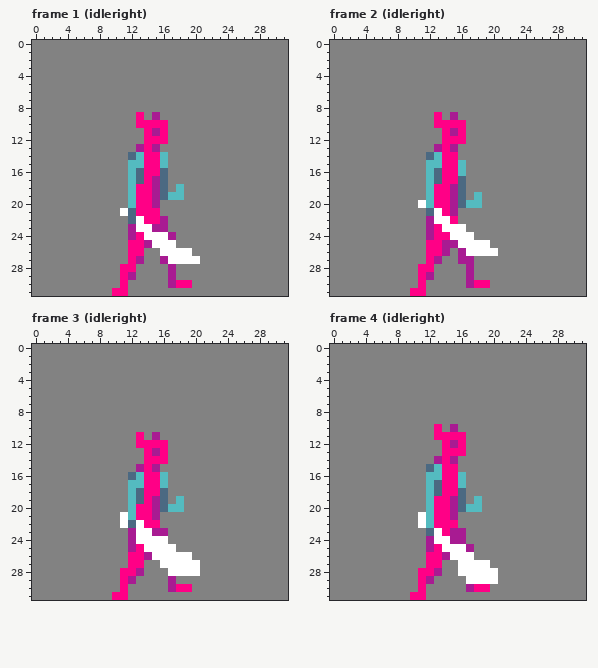
Edited in one commit: pixel-art file (Assets/Art/MrFish.aseprite). Above: the version before the commit.
32x32 pixels, 86 frames. Shown: frame 1 (idleright), frame 2 (idleright), frame 3 (idleright), frame 4 (idleright). The commit also changed other frames, which this record leaves out.
Now the later version:
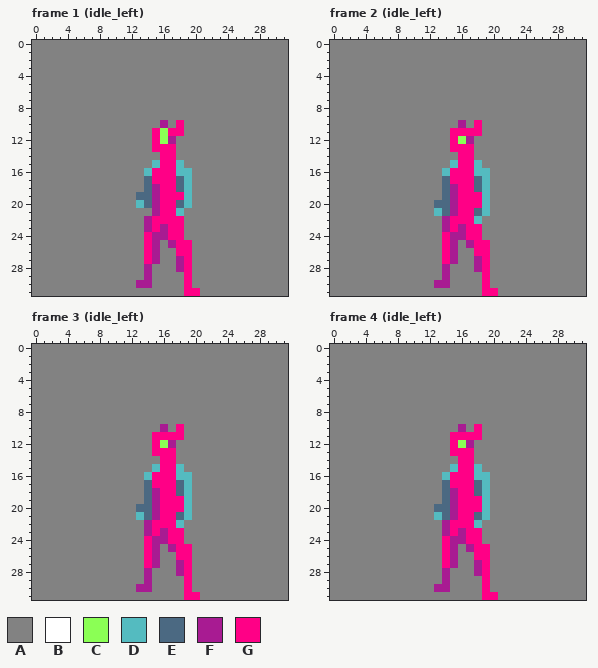
Palette (. is transparent): A #828282  B #ffffff  C #8bff55  D #54bbc0  E #4b6982  F #a81b92  G #ff0086
Commit: adds noncombat idle
The exact change:
--- frame 1 (idle_left), layers "armnear", "weaponnear", "body"
@@ x 8..22 @@
  8 AAAAAAAAAAAAAAA
- 9 AAAAAGAFAAAAAAA
-10 AAAAAGGGGAAAAAA
-11 AAAAAAGFGAAAAAA
-12 AAAAAAGGGAAAAAA
-13 AAAAAFGFAAAAAAA
-14 AAAAEDGGDAAAAAA
-15 AAAADDGGDAAAAAA
-16 AAAADEGGEAAAAAA
-17 AAAADEGFEAAAAAA
-18 AAAADGGFEADAAAA
-19 AAAADGGFEDDAAAA
-20 AAAADGGFAAAAAAA
-21 AAABEGGGAAAAAAA
-22 AAAAEBGGFAAAAAA
-23 AAAAFBBFFAAAAAA
-24 AAAAFGBBBFAAAAA
-25 AAAAGGFBBBAAAAA
-26 AAAAGGAABBBBAAA
-27 AAAAGFAAFBBBBAA
-28 AAAGGAAAAFAAAAA
-29 AAAGFAAAAFAAAAA
-30 AAAGAAAAAFGGAAA
-31 AAGGAAAAAAAAAAA
+ 9 AAAAAAAAAAAAAAA
+10 AAAAAAAAFAGAAAA
+11 AAAAAAAGCGGAAAA
+12 AAAAAAAGCFAAAAA
+13 AAAAAAAGGGAAAAA
+14 AAAAAAAAGGAAAAA
+15 AAAAAAADGGDAAAA
+16 AAAAAADGGGDDAAA
+17 AAAAAAEGGGEDAAA
+18 AAAAAAEFGGEDAAA
+19 AAAAAEEFGGGDAAA
+20 AAAAADEFGGEDAAA
+21 AAAAAAAFGGDAAAA
+22 AAAAAAFGGGGAAAA
+23 AAAAAAFGFGGAAAA
+24 AAAAAAGFFGGAAAA
+25 AAAAAAGFAFGGAAA
+26 AAAAAAGFAAGGAAA
+27 AAAAAAGFAAFGAAA
+28 AAAAAAFAAAFGAAA
+29 AAAAAAFAAAAGAAA
+30 AAAAAFFAAAAGAAA
+31 AAAAAAAAAAAGGAA
--- frame 2 (idle_left), layers "armnear", "weaponnear", "body"
@@ x 8..22 @@
  8 AAAAAAAAAAAAAAA
- 9 AAAAAGAFAAAAAAA
-10 AAAAAGGGGAAAAAA
-11 AAAAAAGFGAAAAAA
-12 AAAAAAGGGAAAAAA
-13 AAAAAFGFAAAAAAA
-14 AAAAEDGGAAAAAAA
-15 AAAADDGGDAAAAAA
-16 AAAADEGGDAAAAAA
-17 AAAADEGGEAAAAAA
-18 AAAADGGFEAAAAAA
-19 AAAADGGFEADAAAA
-20 AAABDGGFEDDAAAA
-21 AAAAEBGFAAAAAAA
-22 AAAAFBBGAAAAAAA
-23 AAAAFGBBBAAAAAA
-24 AAAAFGGBBBAAAAA
-25 AAAAGGFFBBBBAAA
-26 AAAAGGFAFBBBBAA
-27 AAAAGFAAFFAAAAA
-28 AAAGGAAAAFAAAAA
-29 AAAGFAAAAFAAAAA
-30 AAAGAAAAAFGGAAA
-31 AAGGAAAAAAAAAAA
+ 9 AAAAAAAAAAAAAAA
+10 AAAAAAAAFAGAAAA
+11 AAAAAAAGGGGAAAA
+12 AAAAAAAGCFAAAAA
+13 AAAAAAAGGGAAAAA
+14 AAAAAAAAGGAAAAA
+15 AAAAAAADGGDAAAA
+16 AAAAAADGGGDDAAA
+17 AAAAAAEGGGEDAAA
+18 AAAAAAEFGGEDAAA
+19 AAAAAAEFGGGDAAA
+20 AAAAAEEFGGGDAAA
+21 AAAAADEFGGEDAAA
+22 AAAAAAFGGGDAAAA
+23 AAAAAAFGFGGAAAA
+24 AAAAAAGFFGGAAAA
+25 AAAAAAGFAFGGAAA
+26 AAAAAAGFAAGGAAA
+27 AAAAAAGFAAFGAAA
+28 AAAAAAFAAAFGAAA
+29 AAAAAAFAAAAGAAA
+30 AAAAAFFAAAAGAAA
+31 AAAAAAAAAAAGGAA
--- frame 3 (idle_left), layers "armnear", "weaponnear", "body"
@@ x 8..22 @@
  9 AAAAAAAAAAAAAAA
-10 AAAAAAAAAAAAAAA
-11 AAAAAGAFAAAAAAA
-12 AAAAAGGGGAAAAAA
-13 AAAAAAGFGAAAAAA
-14 AAAAAAGGGAAAAAA
-15 AAAAAFGFAAAAAAA
-16 AAAAEDGGDAAAAAA
-17 AAAADDGGDAAAAAA
-18 AAAADEGGEAAAAAA
-19 AAAADEGFEADAAAA
-20 AAAADGGFEDDAAAA
-21 AAABDGGFAAAAAAA
-22 AAABEBGGAAAAAAA
-23 AAAAFBBFFAAAAAA
-24 AAAAFBBBBAAAAAA
-25 AAAAFGBBBBAAAAA
-26 AAAAGGFBBBBBAAA
-27 AAAAGGAABBBBBAA
-28 AAAGGFAAABBBBAA
-29 AAAGFAAAAFAAAAA
-30 AAAGAAAAAFGGAAA
-31 AAGGAAAAAAAAAAA
+10 AAAAAAAAFAGAAAA
+11 AAAAAAAGGGGAAAA
+12 AAAAAAAGCFAAAAA
+13 AAAAAAAGGGAAAAA
+14 AAAAAAAAGGAAAAA
+15 AAAAAAADGGDAAAA
+16 AAAAAADGGGDDAAA
+17 AAAAAAEGGGEDAAA
+18 AAAAAAEFGGEDAAA
+19 AAAAAAEFGGGDAAA
+20 AAAAAEEFGGGDAAA
+21 AAAAADEFGGEDAAA
+22 AAAAAAFGGGDAAAA
+23 AAAAAAFGFGGAAAA
+24 AAAAAAGFFGGAAAA
+25 AAAAAAGFAFGGAAA
+26 AAAAAAGFAAGGAAA
+27 AAAAAAGFAAFGAAA
+28 AAAAAAFAAAFGAAA
+29 AAAAAAFAAAAGAAA
+30 AAAAAFFAAAAGAAA
+31 AAAAAAAAAAAGGAA
--- frame 4 (idle_left), layers "armnear", "weaponnear", "body"
@@ x 8..22 @@
  9 AAAAAAAAAAAAAAA
-10 AAAAAGAFAAAAAAA
-11 AAAAAGGGGAAAAAA
-12 AAAAAAGFGAAAAAA
-13 AAAAAAGGGAAAAAA
-14 AAAAAFGFAAAAAAA
-15 AAAAEDGGAAAAAAA
-16 AAAADDGGDAAAAAA
-17 AAAADEGGDAAAAAA
-18 AAAADEGGEAAAAAA
-19 AAAADGGFEADAAAA
-20 AAAADGGFEDDAAAA
-21 AAABDGGFAAAAAAA
-22 AAABDGGGAAAAAAA
-23 AAAAEBGFFAAAAAA
-24 AAAAFBBFFAAAAAA
-25 AAAAFGBBBFAAAAA
-26 AAAAGGFBBBAAAAA
-27 AAAAGGAABBBBAAA
-28 AAAGGFAABBBBBAA
-29 AAAGFAAAABBBBAA
-30 AAAGAAAAAFGGAAA
-31 AAGGAAAAAAAAAAA
+10 AAAAAAAAFAGAAAA
+11 AAAAAAAGGGGAAAA
+12 AAAAAAAGCFAAAAA
+13 AAAAAAAGGGAAAAA
+14 AAAAAAAAGGAAAAA
+15 AAAAAAADGGDAAAA
+16 AAAAAADGGGDDAAA
+17 AAAAAAEGGGEDAAA
+18 AAAAAAEFGGEDAAA
+19 AAAAAAEFGGGDAAA
+20 AAAAAEEFGGGDAAA
+21 AAAAADEFGGEDAAA
+22 AAAAAAFGGGDAAAA
+23 AAAAAAFGFGGAAAA
+24 AAAAAAGFFGGAAAA
+25 AAAAAAGFAFGGAAA
+26 AAAAAAGFAAGGAAA
+27 AAAAAAGFAAFGAAA
+28 AAAAAAFAAAFGAAA
+29 AAAAAAFAAAAGAAA
+30 AAAAAFFAAAAGAAA
+31 AAAAAAAAAAAGGAA
Changed places in both pictures, as pixel boxes (x1, y1, x2, y2):
changed: (112, 112, 200, 296)
changed: (410, 112, 498, 296)
changed: (112, 424, 200, 600)
changed: (410, 424, 498, 600)
